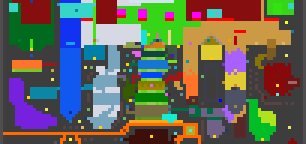
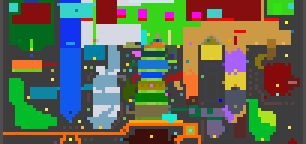
Layers edited between the first and the second 306 × 144 image:
hid "Library" over [left=9, top=78, right=57, bottom=129]
painted on "biome_map.png" over [left=12, top=0, right=51, bottom=24]
